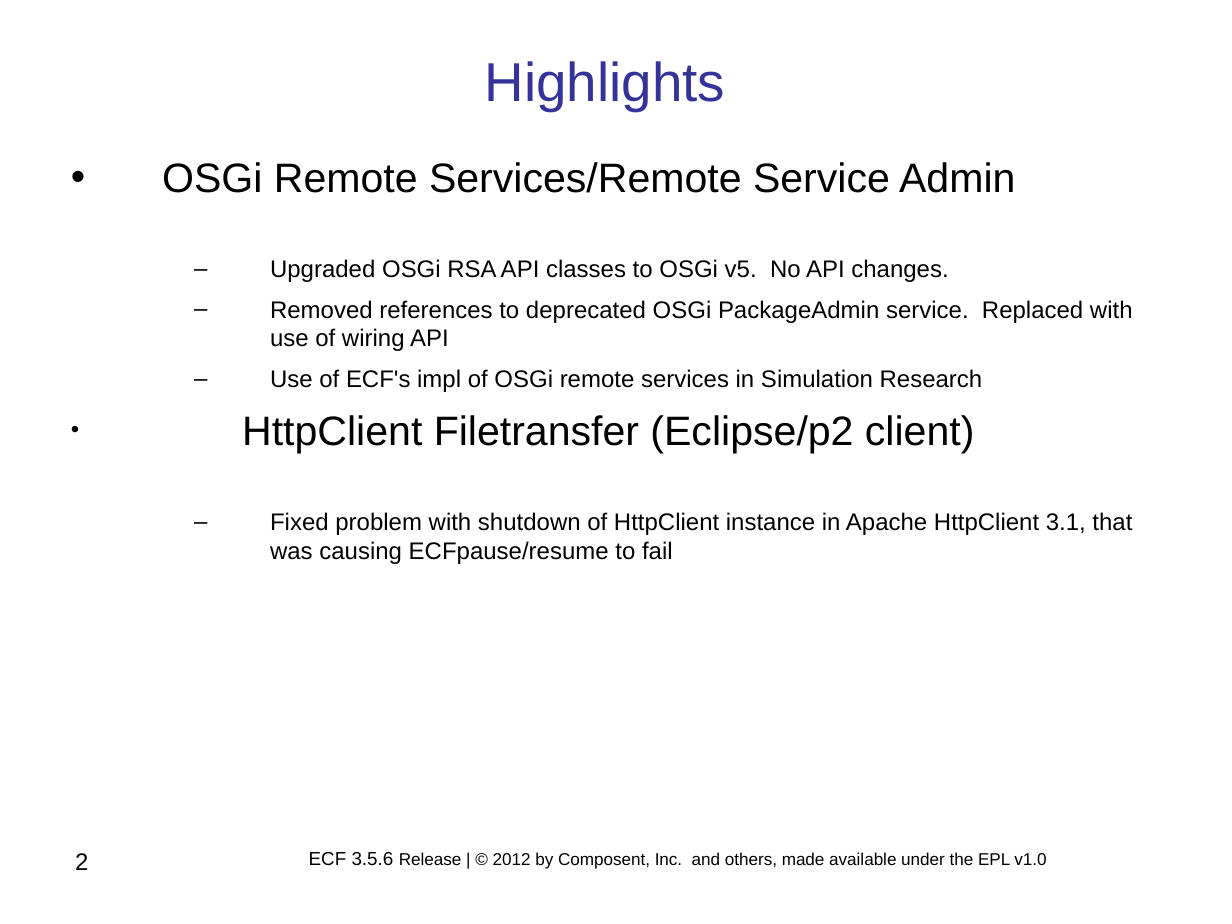
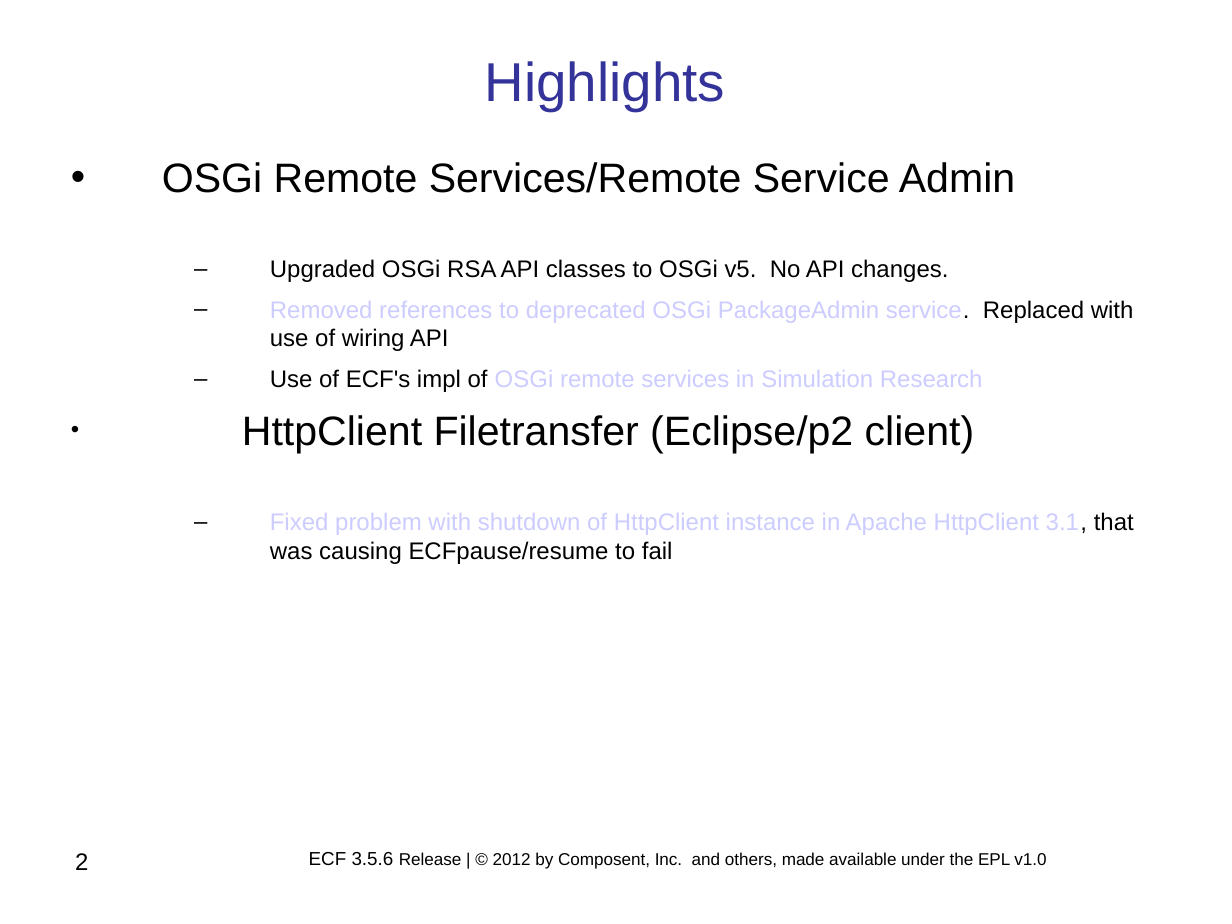
Before and after one commit to eclipse/ecf-website, a slide deck: slide 2 of reviews/ECF_Project_3.5.6_Release_Review.ppt. Drawn at 1232x924 pixels with LibreOffice and Linux fonts; fonts in the diff are those of the drawing; background and template pictures are left out. Boxes give left, top, right and bottom in pixels: in the first picture for what was removed or moved away, otherwise in the second. Text is boxed around its words. In the diff, an @@ line names an element or a change of style, - is before the commit and + after.

```diff
--- a/reviews/ECF_Project_3.5.6_Release_Review.ppt
+++ b/reviews/ECF_Project_3.5.6_Release_Review.ppt
@@ text at [270,259,1134,564]: text colour #000000 to #CCCCFF in "Removed references to deprecated OSGi PackageAdmin service.", "OSGi remote services in Simulation Research", "Fixed problem with shutdown of HttpClient instance ..."; indent changed @@
```
Also in this commit, not shown: 1 other slide changed, 1 other file.
